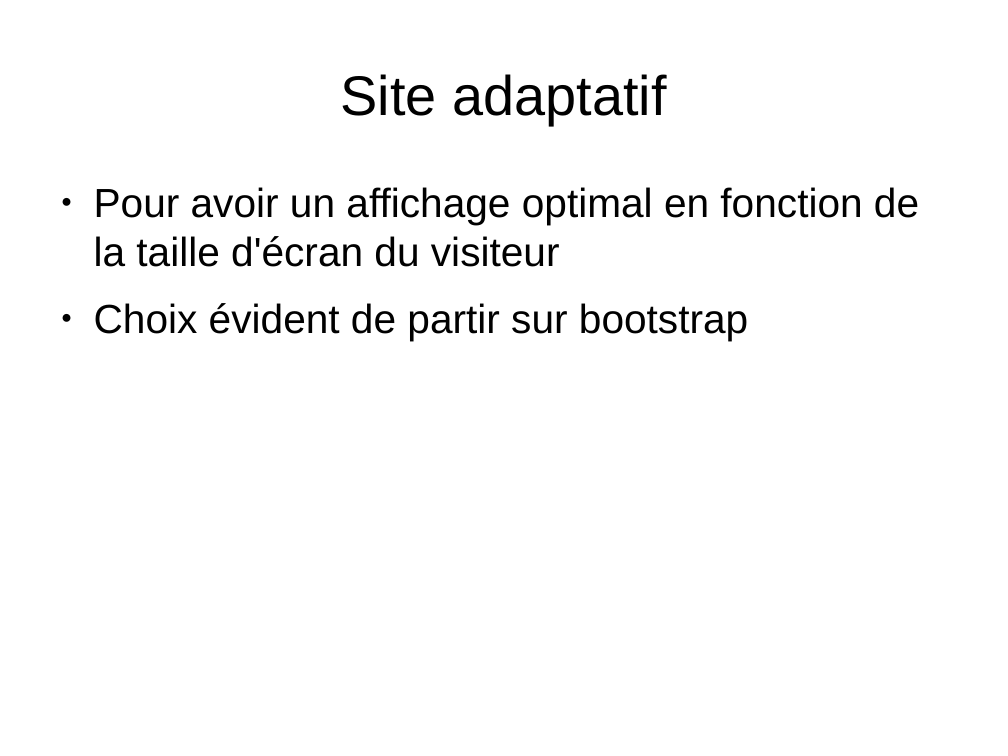
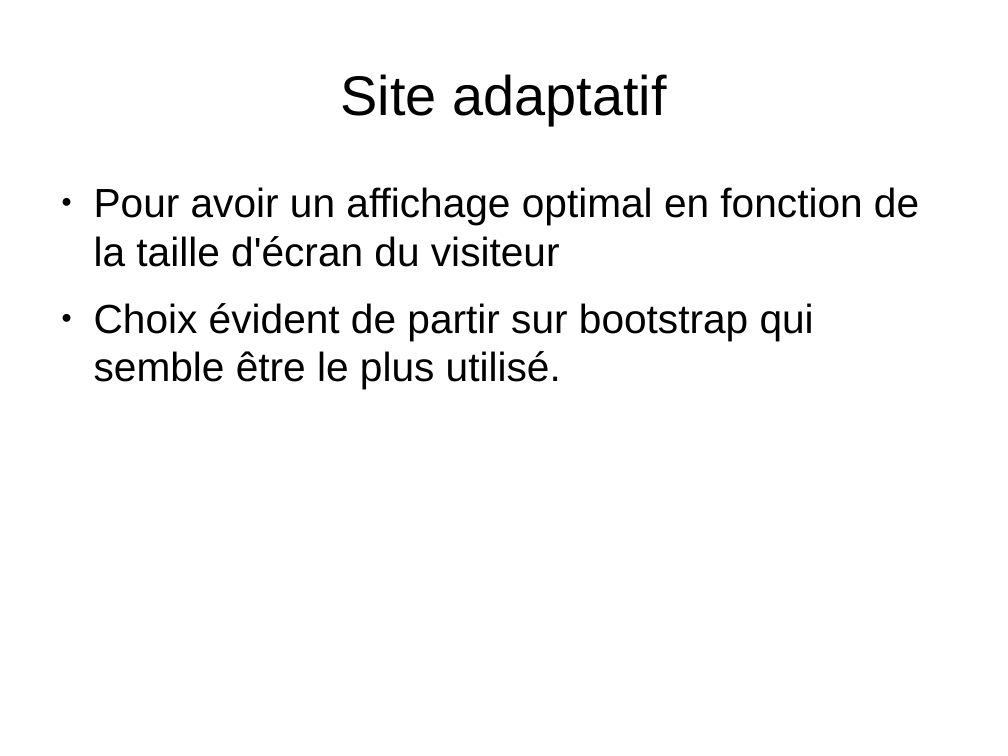
Before and after one commit to bdoin/jinja2-tutorial, a slide deck: slide 9 of presentation-fr.odp (slide 8 before the commit). Drawn at 1008x756 pixels with LibreOffice and Linux fonts; fonts in the diff are those of the drawing. Boxes give left, top, right and bottom in pixels: in the first picture for what was removed or moved away, otherwise in the second. Text is boxed around its words. In the diff, an @@ line names an element or a change of style, - is before the commit and + after.

```diff
--- a/presentation-fr.odp
+++ b/presentation-fr.odp
@@ text at <box>94,303,814,389</box>: text changed @@
-● Choix évident de partir sur bootstrap
+● Choix évident de partir sur bootstrap qui semble être le plus utilisé.
```
Also in this commit, not shown: 3 other slides changed, 8 slides added, 10 other files.
